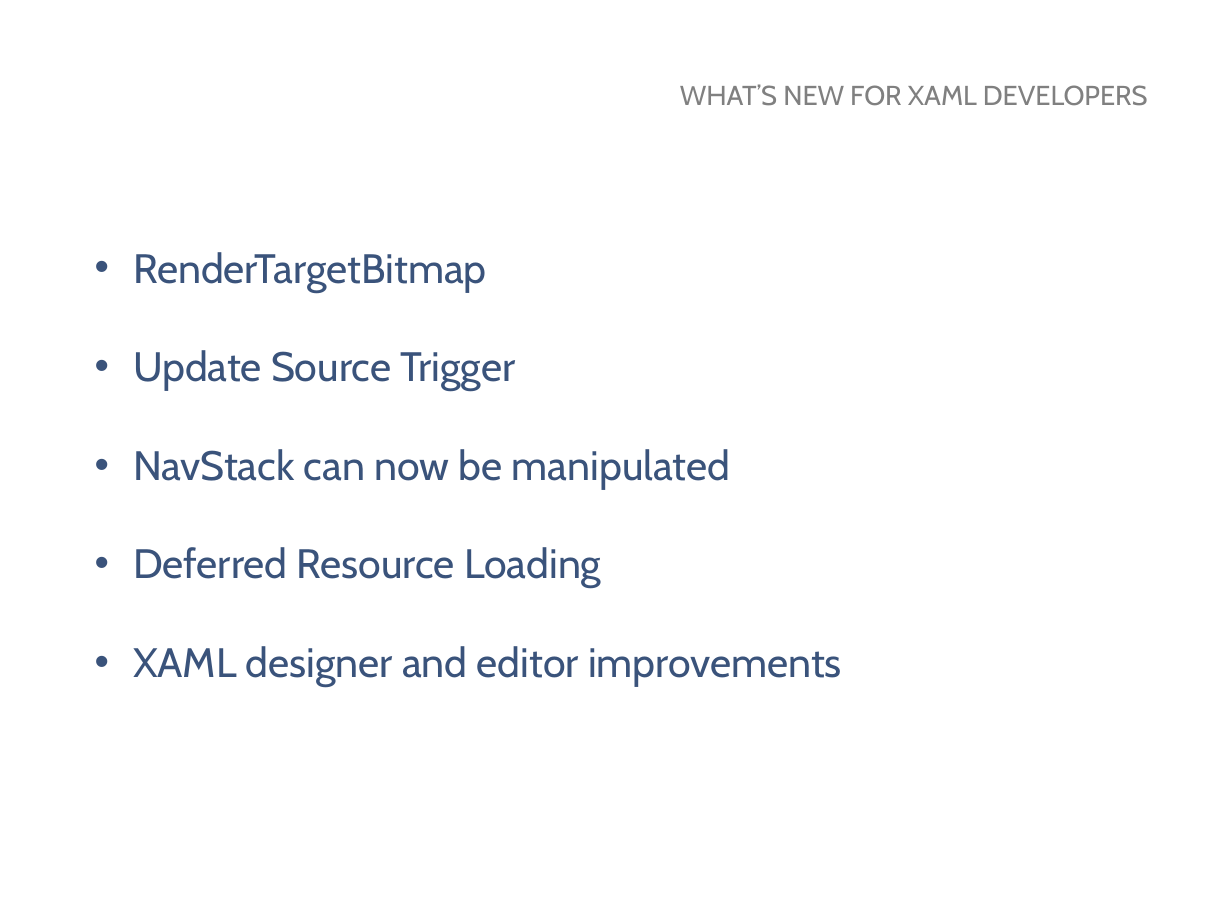
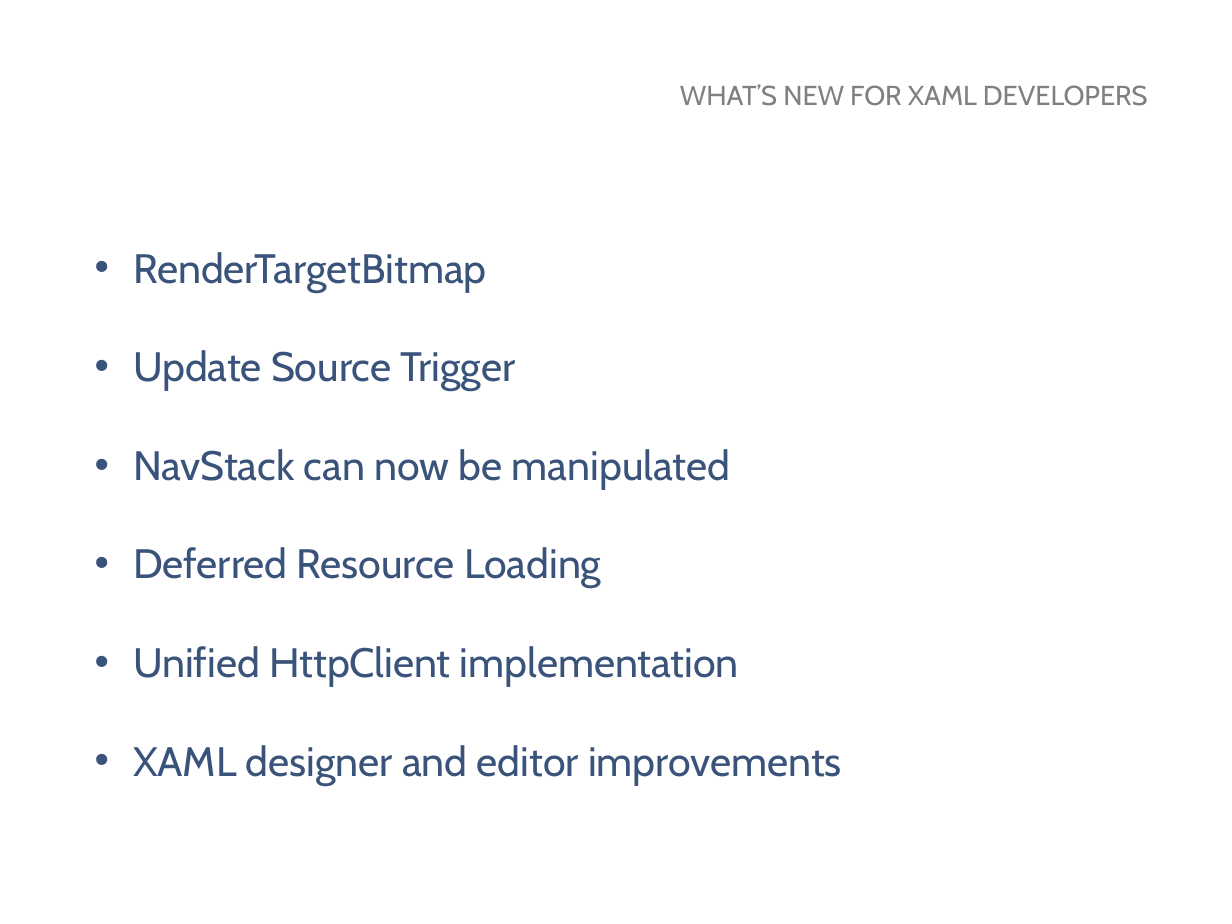
Before and after one commit to MarkerMetro/MarkerMetro.Talks, a slide deck: slide 10 of WhatsNewInWindows81/WhatsNewInWindows81.pptx. Drawn at 1232x924 pixels with LibreOffice and Linux fonts; fonts in the diff are those of the drawing; background and template pictures are left out. Boxes give left, top, right and bottom in pixels: in the first picture for what was removed or moved away, otherwise in the second. Text is boxed around its words. In the diff, an @@ line names an element or a change of style, - is before the commit and + after.

Commit message:
slides

```diff
--- a/WhatsNewInWindows81/WhatsNewInWindows81.pptx
+++ b/WhatsNewInWindows81/WhatsNewInWindows81.pptx
@@ text at (x1=133, y1=646, x2=739, y2=687): paragraph added @@
+• Unified HttpClient implementation
```
